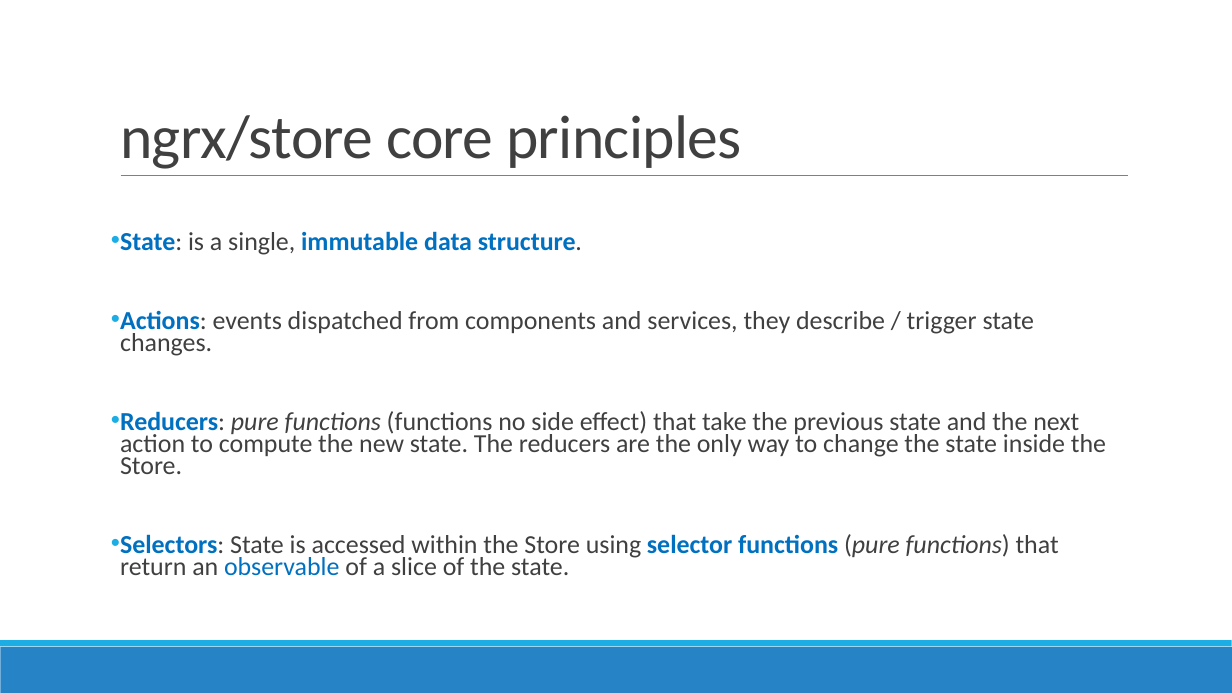
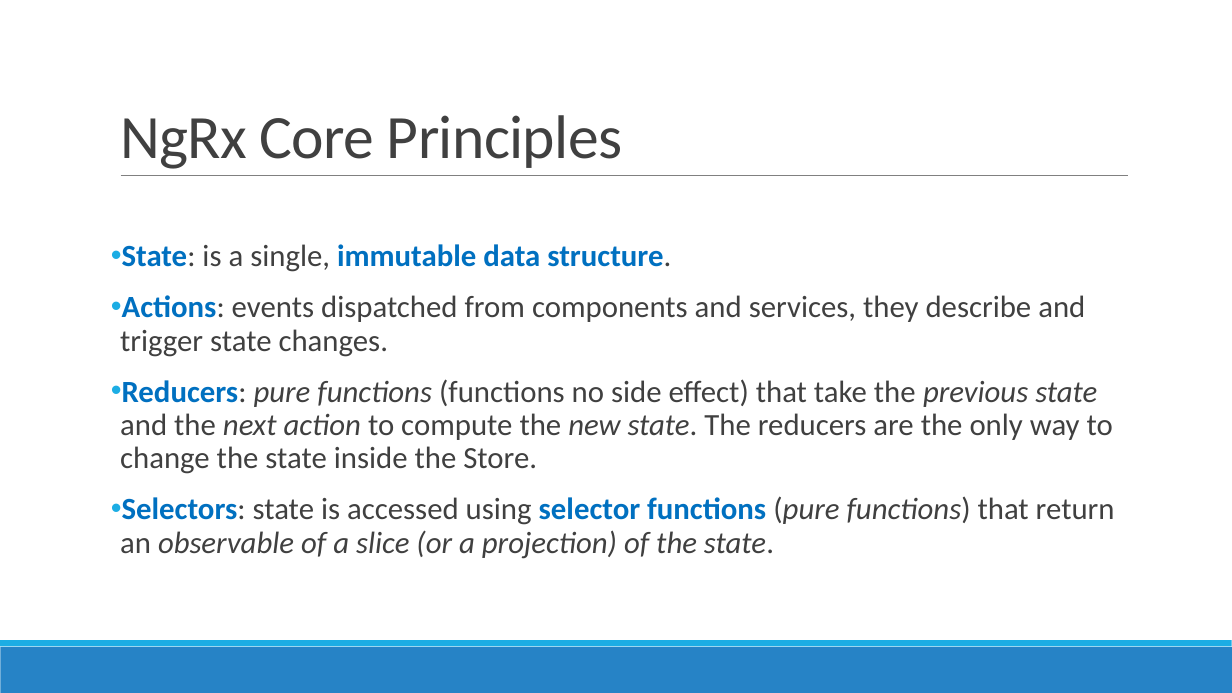
Before and after one commit to AGiorgetti/ngrx101, a slide deck: slide 8 of ReactiveProgramming_ngrx.pptx (slide 10 before the commit). Drawn at 1232x693 pixels with LibreOffice and Linux fonts; fonts in the diff are those of the drawing. Boxes give left, top, right and bottom in pixels: in the first picture for what was removed or moved away, otherwise in the second. Text is boxed around its words. In the diff, an @@ line names an element or a change of style, - is before the commit and + after.

```diff
--- a/ReactiveProgramming_ngrx.pptx
+++ b/ReactiveProgramming_ngrx.pptx
@@ title at <box>120,115,622,169</box>: text changed @@
-ngrx/store core principles
+NgRx Core Principles
@@ text at <box>120,244,1113,474</box>: size 20.1 to 24 pt in "State: is a single, immutable data structure.", "Reducers: pure functions (functions no side effect) ..."; italic on in "previous state next action new state."; line spacing 0.7 to 0.9 @@
@@ text at <box>120,295,1085,357</box>: text changed; size 20.1 to 24 pt @@
-• Actions: events dispatched from components and services, they describe / trigger state changes.
+• Actions: events dispatched from components and services, they describe and trigger state changes.
@@ text at <box>120,496,1115,559</box>: text changed; size 20.1 to 24 pt @@
-• Selectors: State is accessed within the Store using selector functions (pure functions) that return an observable of a slice of the state.
+• Selectors: state is accessed using selector functions (pure functions) that return an observable of a slice (or a projection) of the state.
```
Also in this commit, not shown: 3 other slides changed, 6 slides added, 1 slide removed, 1 other file.
